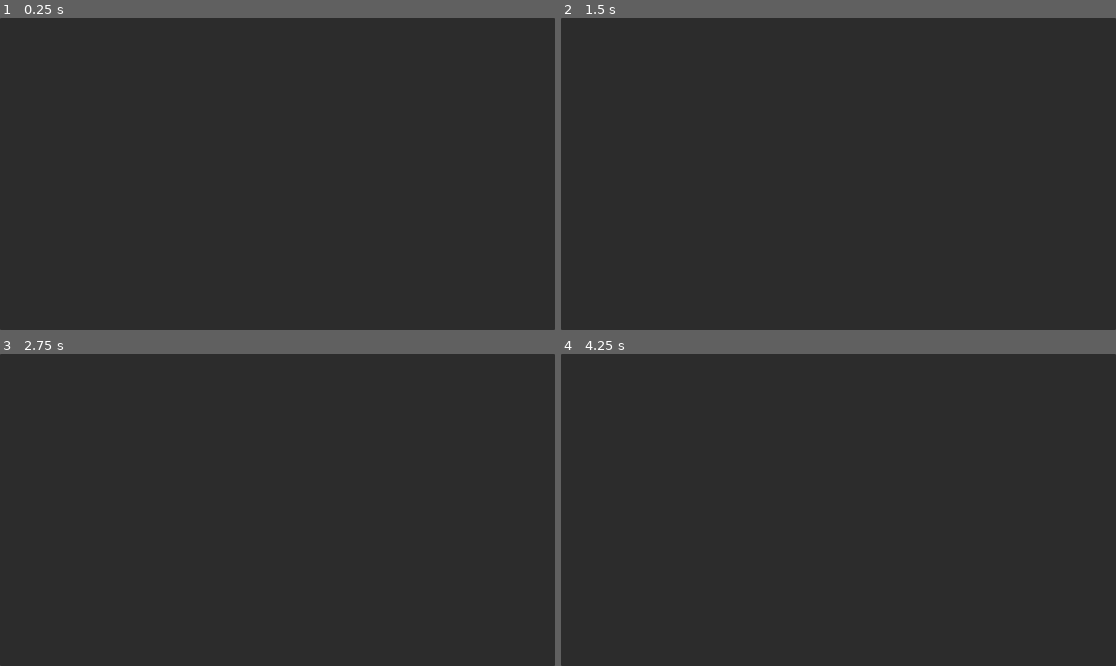
Above: before the commit, frames 1-4 (two rows, left to right).
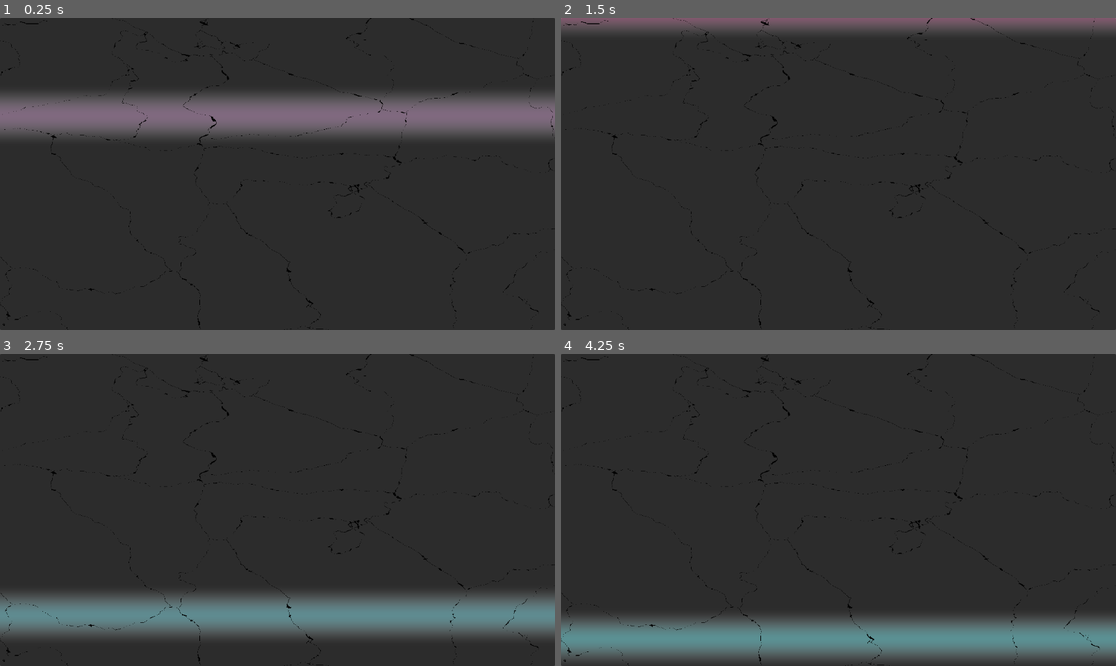
Above: after the commit, the same moments.

Repository: face-hh/wattesigma
Game: Godot game, scene res://Scenes/CEF.tscn
The game is run twice, just before and just after one commit, with the same random seed, the same clock (stepped at 60 frames per second) and the same inputs.
Inputs (mouse positions are in pixels of both pictures, inside the frame that each line leads up to):
- Up to frame 1 (0.25 s): no input
- Up to frame 2 (1.5 s): tap Enter at 0.5, 0.6 s; move the mouse to (960, 158) at 0.52 s; hold Up 0.53-1.28 s; click (960, 158) at 0.67 s; move the mouse to (727, 189) at 1.27 s; hold S from 1.28 s (still down); tap Keypad Enter at 1.35 s; click (727, 189) at 1.42 s
- Up to frame 3 (2.75 s): move the mouse to (333, 441) at 2.02 s; release S at 2.03 s; hold Up from 2.03 s (still down); tap Enter at 2.1 s; click (333, 441) at 2.17 s
- Up to frame 4 (4.25 s): move the mouse to (810, 572) at 2.77 s; tap Keypad Enter at 2.85 s; click (810, 572) at 2.92 s; move the mouse to (1005, 556) at 3.52 s; release Up at 3.53 s; hold S from 3.53 s (still down); tap Enter at 3.6 s; click (1005, 556) at 3.67 s

The runs differ from the first frame. In frame 1, 14% of the frame differs, in the area x 0-100%, y 0-100%; in frame 2, 4.7%; in frame 3, 14%; in frame 4, 14%.
Error before the commit: Invalid call. Nonexistent function 'initialize' in base 'Node'. (res://Scripts/CEF.gd:204)
Error after the commit: Invalid call. Nonexistent function 'initialize' in base 'Node'. (res://Scripts/CEF.gd:231)

Commit message:
3 new shaders

Diff:
--- a/Scenes/CEF.tscn
+++ b/Scenes/CEF.tscn
@@ -1,9 +1,12 @@
-[gd_scene load_steps=7 format=3 uid="uid://cg0dpkfqho8xs"]
+[gd_scene load_steps=15 format=3 uid="uid://cg0dpkfqho8xs"]
 
 [ext_resource type="Script" path="res://Scripts/CEF.gd" id="1_j4gvw"]
+[ext_resource type="Shader" path="res://Shaders/test.gdshader" id="1_of60d"]
 [ext_resource type="Shader" path="res://Shaders/Blur.gdshader" id="2_qqkxj"]
 [ext_resource type="PackedScene" uid="uid://scu3pvp6we0w" path="res://Scenes/TabsOverlay.tscn" id="3_fpfdj"]
 [ext_resource type="PackedScene" uid="uid://bqc4y2g8862jh" path="res://Scenes/SearchBar.tscn" id="5_i6ar6"]
+[ext_resource type="Shader" path="res://Shaders/test2.gdshader" id="6_6nit7"]
+[ext_resource type="Shader" path="res://Shaders/test3.gdshader" id="7_tdbtu"]
 
 [sub_resource type="ShaderMaterial" id="ShaderMaterial_gxtfe"]
 shader = ExtResource("2_qqkxj")
@@ -16,6 +19,37 @@
 glow_enabled = true
 glow_strength = 0.49
 glow_blend_mode = 1
+
+[sub_resource type="Gradient" id="Gradient_0tigl"]
+colors = PackedColorArray(0.961188, 5.77569e-07, 0.503543, 1, 0, 1, 1, 1)
+
+[sub_resource type="GradientTexture1D" id="GradientTexture1D_aush5"]
+gradient = SubResource("Gradient_0tigl")
+
+[sub_resource type="ShaderMaterial" id="ShaderMaterial_ulghg"]
+shader = ExtResource("1_of60d")
+shader_parameter/size_effect = 0.1
+shader_parameter/speed = 2.625
+shader_parameter/highlight_strength = 0.5
+shader_parameter/color_mode_toggle = false
+shader_parameter/is_horizontal = false
+shader_parameter/color_gradient = SubResource("GradientTexture1D_aush5")
+
+[sub_resource type="ShaderMaterial" id="ShaderMaterial_41mvn"]
+shader = ExtResource("6_6nit7")
+
+[sub_resource type="ShaderMaterial" id="ShaderMaterial_7khm3"]
+shader = ExtResource("7_tdbtu")
+shader_parameter/crack_depth = 2.236
+shader_parameter/crack_scale = 4.0
+shader_parameter/crack_zebra_scale = 2.67
+shader_parameter/crack_zebra_amp = 1.3
+shader_parameter/crack_profile = 1.0
+shader_parameter/crack_slope = 45.8
+shader_parameter/crack_width = 0.001
+shader_parameter/refraction_offset = Vector2(0, 0)
+shader_parameter/reflection_offset = Vector2(1, 1)
+shader_parameter/reflection_color = Color(0, 0, 0, 1)
 
 [node name="GUI" type="Control"]
 layout_mode = 3
@@ -83,5 +117,26 @@
 [node name="WorldEnvironment" type="WorldEnvironment" parent="."]
 environment = SubResource("Environment_uw372")
 
+[node name="CanvasLayer" type="CanvasLayer" parent="."]
+
+[node name="RandomAssHighlight" type="ColorRect" parent="CanvasLayer"]
+material = SubResource("ShaderMaterial_ulghg")
+offset_right = 1152.0
+offset_bottom = 648.0
+mouse_filter = 2
+
+[node name="InvertedScreen" type="ColorRect" parent="CanvasLayer"]
+visible = false
+material = SubResource("ShaderMaterial_41mvn")
+offset_right = 1152.0
+offset_bottom = 648.0
+mouse_filter = 2
+
+[node name="ColorRect" type="ColorRect" parent="CanvasLayer"]
+material = SubResource("ShaderMaterial_7khm3")
+offset_right = 1152.0
+offset_bottom = 648.0
+mouse_filter = 2
+
 [connection signal="gui_input" from="Panel/VBox/TextureRect" to="." method="_on_TextureRect_gui_input"]
 [connection signal="resized" from="Panel/VBox/TextureRect" to="." method="_on_texture_rect_resized"]
--- a/Scenes/SearchBar.tscn
+++ b/Scenes/SearchBar.tscn
@@ -25,6 +25,7 @@
 
 [node name="TextEdit" type="TextEdit" parent="." groups=["gui_input"]]
 material = SubResource("ShaderMaterial_7c5eb")
+layout_mode = 0
 offset_right = 496.0
 offset_bottom = 65.0
 theme_override_colors/background_color = Color(0, 0, 0, 1)
--- a/Scripts/CEF.gd
+++ b/Scripts/CEF.gd
@@ -10,6 +10,10 @@
 var current_browser = null
 var browser_id_counter = 0
 var ignore_new_urls = false;
+
+var failed_loading_count = 0
+var last_failed_loading_time = 0
+var is_loading_blocked = false
 
 @onready var mouse_pressed : bool = false
 @onready var tabs_overlay = $TabsOverlay
@@ -44,6 +48,30 @@
 		ignore_new_urls = false
 
 func _on_page_failed_loading(aborted, msg_err, node):
+	var current_time = Time.get_ticks_msec()
+
+	if current_time - last_failed_loading_time <= 1000:
+		failed_loading_count += 1
+	else:
+		failed_loading_count = 1
+
+	last_failed_loading_time = current_time
+
+	if failed_loading_count >= 3 and !is_loading_blocked:
+		is_loading_blocked = true
+		print("Too many failed loading attempts. Loading Google.com...")
+		node.load_url(HOME_PAGE)
+
+		# Reset the block after a short delay
+		await get_tree().create_timer(2.0).timeout
+		is_loading_blocked = false
+		failed_loading_count = 0
+		return
+
+	if is_loading_blocked:
+		print("Loading blocked. Ignoring request.")
+		return
+
 	var html = "<html><body bgcolor=\"white\"><h2>Failed to load URL " + node.get_url()
 	print_debug(msg_err)
 	if aborted:
@@ -51,7 +79,6 @@
 	else:
 		html = html + " with error " + msg_err + "!</h2></body></html>"
 	node.load_data_uri(html, "text/html")
-	pass
 
 func generate_browser_id():
 	browser_id_counter += 1
--- a/Shaders/test.gdshader
+++ b/Shaders/test.gdshader
@@ -1,68 +1,35 @@
 shader_type canvas_item;
-// Shader to round corners of a canvas. The 'radius_scale' is multiplied by
-// minimum(width, height)/2.0 to calculate the radius of the corners.
-//
-// Instructions:
-// 1) The node that uses this shader must have signals 'tree_entered' and
-// 'item_rect_changed' connected to a callable with the next code:
-// material.set_shader_parameter("width", size.x)
-// material.set_shader_parameter("height", size.y)
-//
-// Known issues:
-// 1) If used on 'TextureRect', take care of 'expand_mode' and 'stretch_mode',
-// because image corners might be outside node rectangle and therefore clipped.
-// Corners are rounded, but they are outside node's rectangle.
 
-
-uniform float radius_scale: hint_range(0.0, 1.0, 0.1) = 0.1;
-uniform bool rounded_corner_top_left = true;
-uniform bool rounded_corner_top_right = true;
-uniform bool rounded_corner_bottom_left = true;
-uniform bool rounded_corner_bottom_right = true;
-uniform float width = 1.0;
-uniform float height = 1.0;
-
+uniform sampler2D vertical_gradient; // used to set alpha values. So you can use this to make the effect dis-/re-appear at points
+uniform sampler2D color_gradient; // sets the effect color, supports 2d gradients
+uniform float size_effect: hint_range(-5.0, 5.0, 0.05) = 0.1; // size of the effect
+uniform float speed = 1; // effect speed; Will reverse effect is set to negative
+uniform float highlight_strength: hint_range(-4.0, 4.0, 0.05) = 0.5; // how strong the color overides the base color
+uniform bool color_mode_toggle = false; // changes how the color gradient is applied. Default is on the entire texture, if set to true it is only applied to the effect
+uniform bool is_horizontal = false; //changes direction from vertical to horizontal
 
 void fragment() {
-	vec4 image = texture(TEXTURE, UV);
-	vec2 pos = vec2(UV.x*width, UV.y*height);
-	float radius = min(width, height)*radius_scale/2.0;
-	float dist;
-	// Top left corner
-	if (rounded_corner_top_left) {
-		dist = length(pos - vec2(radius));
-		if (dist > radius && pos.x < radius && pos.y < radius) {
-			image.a = 0.0;
-		}
-		// debugging only
-//		if (dist < radius){image.r = 1.0;}
-	}
-	// Top right corner
-	if (rounded_corner_top_right) {
-		dist = length(pos - vec2(width-radius, radius));
-		if (dist > radius && pos.x > width-radius && pos.y < radius) {
-			image.a = 0.0;
-		}
-		// debugging only
-//		if (dist < radius){image.r = 1.0;}
-	}
-	// Bottom left corner
-	if (rounded_corner_bottom_left) {
-		dist = length(pos - vec2(radius, height-radius));
-		if (dist > radius && pos.x < radius && pos.y > height-radius) {
-			image.a = 0.0;
-		}
-		// debugging only
-//		if (dist < radius){image.r = 1.0;}
-	}
-	// Bottom right corner
-	if (rounded_corner_bottom_right) {
-		dist = length(pos - vec2(width-radius, height-radius));
-		if (dist > radius && pos.x > width-radius && pos.y > height-radius) {
-			image.a = 0.0;
-		}
-		// debugging only
-//		if (dist < radius){image.r = 1.0;}
-	}
-	COLOR = image;
+    // set up base parameters
+    vec4 old_color = COLOR;
+    float time = TIME * speed;
+    float current_time = fract(-time);
+    // sets time to fit better with the effect. (Barely detectable change)
+    current_time = mix(0. - size_effect, 1. + size_effect, current_time);
+    float effect_lower_bound = current_time - size_effect;
+    float effect_upper_bound = current_time + size_effect;
+    float position_value = (is_horizontal) ? UV.x : UV.y;
+    // smoothes out the lower/upper bounds with the UV values to calculate how far from the middle point(the effect) the pixel is away
+    float effect_distance = smoothstep(effect_lower_bound, current_time, position_value) - smoothstep(current_time, effect_upper_bound, position_value);
+    // gets the position of the pixel within the effect for the inner_gradient color mode
+    float inner_effect_position = smoothstep(effect_lower_bound, effect_upper_bound, position_value);
+    vec2 color_position = (color_mode_toggle) ? vec2(UV.x, inner_effect_position) : vec2(current_time);
+    // gets the new color from the gradient
+    vec4 new_color = vec4(texture(color_gradient, color_position));
+    // this step calculates the vertical gradient and alpha_values
+    new_color = mix(old_color, new_color, vec4(texture(vertical_gradient, vec2(current_time))));
+    // apply the color to the texture
+    COLOR.rgb = mix(old_color.rgb, new_color.rgb, vec3(effect_distance * highlight_strength));
+
+    // Set the alpha channel based on the effect
+    COLOR.a = effect_distance * highlight_strength;
 }
--- /dev/null
+++ b/Shaders/test2.gdshader
@@ -0,0 +1,8 @@
+shader_type canvas_item;
+uniform sampler2D existing_screen_texture: hint_screen_texture, filter_linear_mipmap;
+
+void fragment() {
+	vec3 new_color = texture(existing_screen_texture, SCREEN_UV, 0.0).rgb;
+	new_color = vec3(1.0) - new_color;
+	COLOR.rgb = new_color;
+}
--- /dev/null
+++ b/Shaders/test3.gdshader
@@ -0,0 +1,132 @@
+shader_type canvas_item;
+
+// Crack generation
+uniform float crack_depth : hint_range(0.0, 10.0) = 2.236;
+uniform float crack_scale : hint_range(1.0, 10.0) = 4.0;
+uniform float crack_zebra_scale : hint_range(0.0, 10.0) = 2.67;
+uniform float crack_zebra_amp : hint_range(0.0, 10.0) = 1.3;
+uniform float crack_profile : hint_range(0.0, 10.0) = 1.0;
+uniform float crack_slope : hint_range(0.0, 50.0) = 45.8;
+uniform float crack_width : hint_range(0.0, 1.0) = 0.001;
+
+const vec4 background_color = vec4(0.0, 0.0, 0.0, 0.0);
+const vec4 crack_color = vec4(0.0, 0.0, 0.0, 1.0);
+
+// Glass effect
+uniform vec2 refraction_offset = vec2(25.0,25.0);
+uniform vec2 reflection_offset = vec2(1.0,1.0);
+uniform vec4 reflection_color : source_color = vec4(0.0, 0.0, 0.0, 1.0);
+
+uniform sampler2D SCREEN_TEXTURE : hint_screen_texture, filter_linear_mipmap;
+
+
+
+vec2 hash(vec2 p) {
+    p = vec2(dot(p, vec2(127.1, 311.7)), dot(p, vec2(269.5, 183.3)));
+    return fract(sin(p) * 43758.5453123);
+}
+
+float noise(vec2 p) {
+    vec2 i = floor(p);
+    vec2 f = fract(p);
+    f = f * f * (3.0 - 2.0 * f);
+    return mix(mix(dot(hash(i + vec2(0.0, 0.0)), f - vec2(0.0, 0.0)),
+                   dot(hash(i + vec2(1.0, 0.0)), f - vec2(1.0, 0.0)), f.x),
+               mix(dot(hash(i + vec2(0.0, 1.0)), f - vec2(0.0, 1.0)),
+                   dot(hash(i + vec2(1.0, 1.0)), f - vec2(1.0, 1.0)), f.x), f.y);
+}
+
+vec3 voronoi(vec2 u) {
+    vec2 p = floor(u);
+    vec2 f = fract(u);
+    float res = 8.0;
+    vec2 b = vec2(0.0);
+    for (int j = -1; j <= 1; j++) {
+        for (int i = -1; i <= 1; i++) {
+            vec2 g = vec2(float(i), float(j));
+            vec2 o = hash(p + g);
+            vec2 r = g - f + o;
+            float d = dot(r, r);
+            if (d < res) {
+                res = d;
+                b = r;
+            }
+        }
+    }
+    return vec3(sqrt(res), b);
+}
+
+vec3 voronoiB(vec2 u) {
+    vec2 p = floor(u);
+    vec2 f = fract(u);
+    float res = 8.0;
+    vec2 C = vec2(0.0);
+    vec2 P = vec2(0.0);
+    for (int j = -1; j <= 1; j++) {
+        for (int i = -1; i <= 1; i++) {
+            vec2 g = vec2(float(i), float(j));
+            vec2 o = hash(p + g);
+            vec2 r = g - f + o;
+            float d = dot(r, r);
+            if (d < res) {
+                res = d;
+                C = g;
+                P = r;
+            }
+        }
+    }
+    res = 8.0;
+    for (int j = -2; j <= 2; j++) {
+        for (int i = -2; i <= 2; i++) {
+            vec2 g = C + vec2(float(i), float(j));
+            vec2 o = hash(p + g);
+            vec2 r = g - f + o;
+            if (dot(P - r, P - r) > 1e-5) {
+                res = min(res, 0.5 * dot((P + r), normalize(r - P)));
+            }
+        }
+    }
+    return vec3(res, P + f);
+}
+
+float fbm(vec2 n) {
+    float total = 0.0, amp = 1.0;
+    for (int i = 0; i < 7; i++) {
+        total += noise(n) * amp;
+        n += n;
+        amp *= 0.5;
+    }
+    return total;
+}
+
+vec4 generate_cracks(vec2 uv) {
+	vec2 U = uv * crack_scale;
+    vec2 I = floor(U / 2.0);
+    bool vert = mod(I.x + I.y, 2.0) == 0.0;
+    vec3 H0;
+    vec4 color = background_color;
+    for (float i = 0.0; i < crack_depth; i++) {
+        vec2 V = U;
+        vec2 D = vec2(crack_zebra_amp * fbm(U / crack_zebra_scale) * crack_zebra_scale);
+        vec3 H = voronoiB(V + D);
+        float d = H.x;
+        d = min(1.0, crack_slope * pow(max(0.0, d - crack_width), crack_profile));
+        color += vec4(1.0 - d) / exp2(i);
+        U *= 1.5;
+    }
+    color *= crack_color;
+
+	return color;
+}
+
+
+void fragment() {
+	COLOR =  generate_cracks(UV);
+	vec4 orig_color = COLOR;
+	vec4 adjacent_color = generate_cracks(UV + TEXTURE_PIXEL_SIZE * reflection_offset);
+	if (adjacent_color.a >= 1.0) {
+		COLOR = reflection_color;
+	} else {
+		COLOR = texture(SCREEN_TEXTURE, SCREEN_UV + COLOR.a*(SCREEN_PIXEL_SIZE * refraction_offset));
+	}
+}
